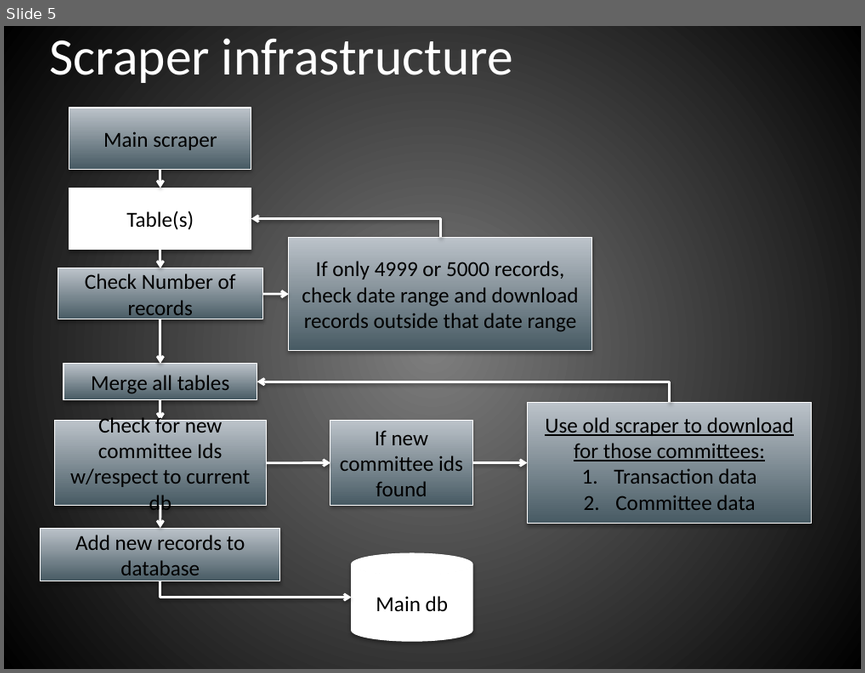
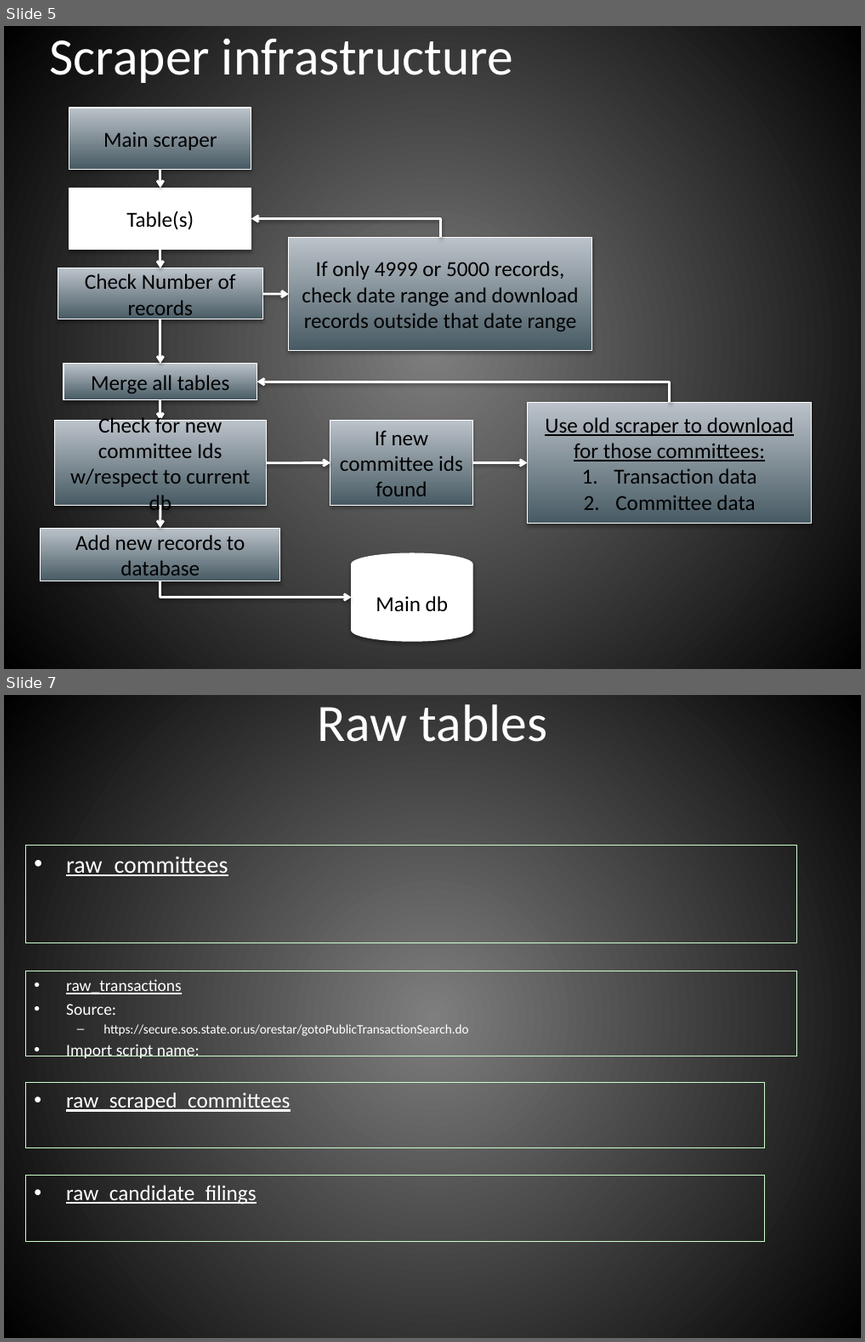
Before and after one commit to hackoregon/btc-backend, a slide deck: infrastructure.pptx. Shown one above the other, each under a label of ours: slide 5 before the commit, slides 5 and 7 after it; the slides between them are not shown. The pictures are 865x673 and 865x1342 pixels, drawn with LibreOffice and Linux fonts; fonts in the diff are those of the drawing. Boxes give left, top, right and bottom in pixels: in the first picture for what was removed or moved away, otherwise in the second. Text is boxed around its words. In the diff, an @@ line names an element or a change of style, - is before the commit and + after.

Commit message:
v3.0 new infrastructure
Facilitates automatic scraping and import as well as easy addition of
new data in bulk

```diff
--- a/infrastructure.pptx
+++ b/infrastructure.pptx
@@ slide 7 added at (4, 695, 861, 1338), background gradient #7F7F7F to #000000 @@
@@ title added at (317, 704, 548, 742), 44 pt, text #FFFFFF @@
+Raw tables
@@ rectangle added at (25, 845, 796, 942), outline #CCFFCC 0.75 pt, 20 pt, text #FFFFFF, underline @@
+• raw_committees
@@ text added at (25, 971, 796, 1055), outline #CCFFCC 0.75 pt, 10.8 pt, text #FFFFFF @@
+• raw_transactions
+• Source:
+  – https://secure.sos.state.or.us/orestar/gotoPublicTransactionSearch.do
+• Import script name:
@@ rectangle added at (25, 1083, 765, 1148), outline #CCFFCC 0.75 pt, 18 pt, text #FFFFFF, underline @@
+• raw_scraped_committees
@@ rectangle added at (25, 1174, 765, 1242), outline #CCFFCC 0.75 pt, 18 pt, text #FFFFFF, underline @@
+• raw_candidate_filings
```
Also in this commit, not shown: 3 slides changed, 3 other slides added, 29 other files.
